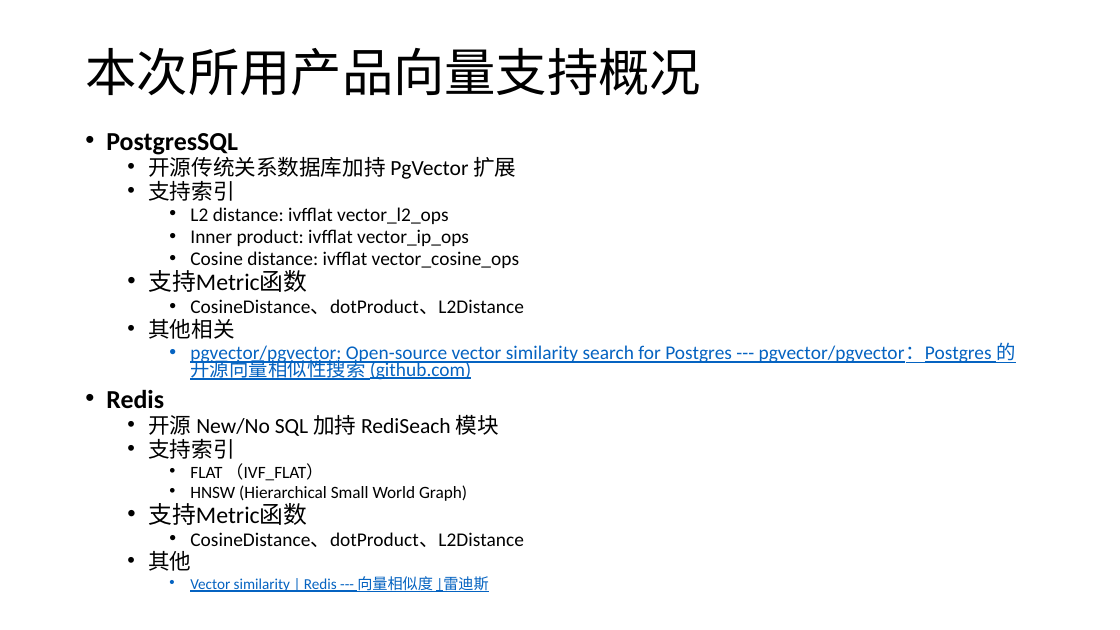
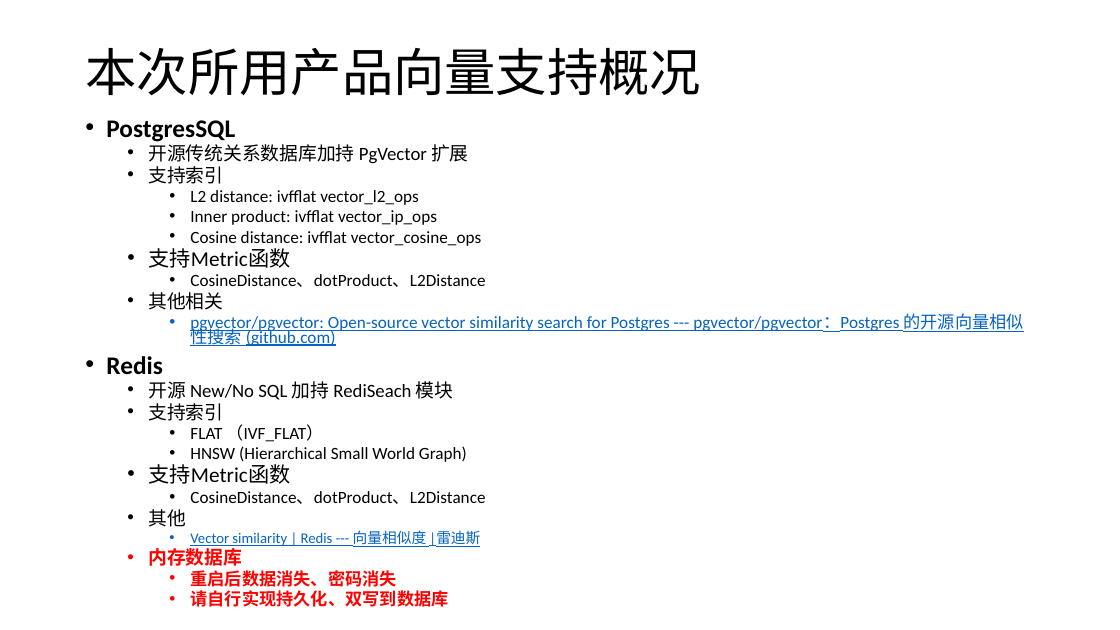
Before and after one commit to AwesomeYuer/PostgreSQL.PgVector.Performance, a slide deck: slide 6 of Vector.DataBases.And.Performance.Awesome.Yuer.pptx. Drawn at 1120x630 pixels with LibreOffice and Linux fonts; fonts in the diff are those of the drawing. Boxes give left, top, right and bottom in pixels: in the first picture for what was removed or moved away, otherwise in the second. Text is boxed around its words. In the diff, an @@ line names an element or a change of style, - is before the commit and + after.

```diff
--- a/Vector.DataBases.And.Performance.Awesome.Yuer.pptx
+++ b/Vector.DataBases.And.Performance.Awesome.Yuer.pptx
@@ text "PostgresSQL": place and size @@
-text "PostgresSQL" at [106, 133, 1015, 592]
+text "PostgresSQL" at [106, 120, 1023, 607]
@@ text at [106, 120, 1023, 547]: size 22.2 to 21.7 pt in "PostgresSQL", "Redis"; size 18.5 to 16.1 pt in "开源传统关系数据库加持 PgVector 扩展", "支持索引", "其他相关", "开源 New/No SQL 加持 RediSeach 模块" and 2 more places; size 16.6 to 14.7 pt in "L2 distance: ivfflat vector_l2_ops", "Inner product: ivfflat vector_ip_ops", "Cosine distance: ivfflat vector_cosine_ops", "CosineDistance、dotProduct、L2Distance" and 2 more places; size 20.4 to 18.2 pt in "支持Metric函数", "支持Metric函数"; size 14.8 to 14.7 pt in "FLAT （IVF_FLAT）", "HNSW (Hierarchical Small World Graph)"; size 12.9 to 12.6 pt in "Vector similarity | Redis --- 向量相似度 |雷迪斯" @@
@@ text at [148, 545, 448, 607]: paragraphs added @@
+  • 内存数据库
+    • 重启后数据消失、密码消失
+    • 请自行实现持久化、双写到数据库
```
Also in this commit, not shown: 6 other slides changed.
